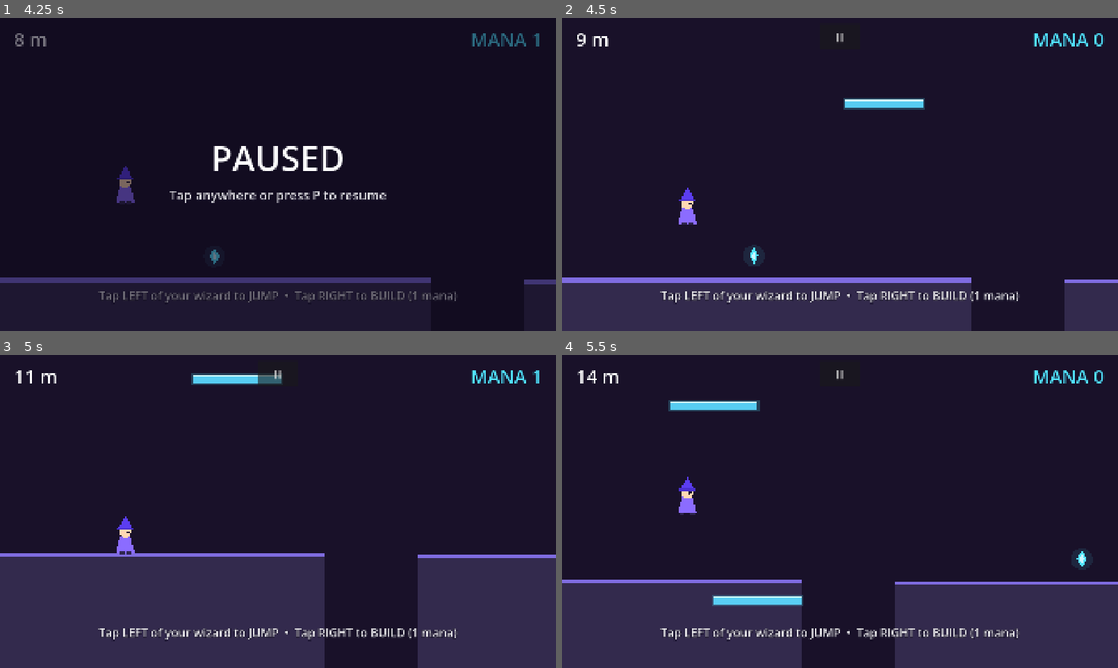
Above: before the commit, frames 1-4 (two rows, left to right).
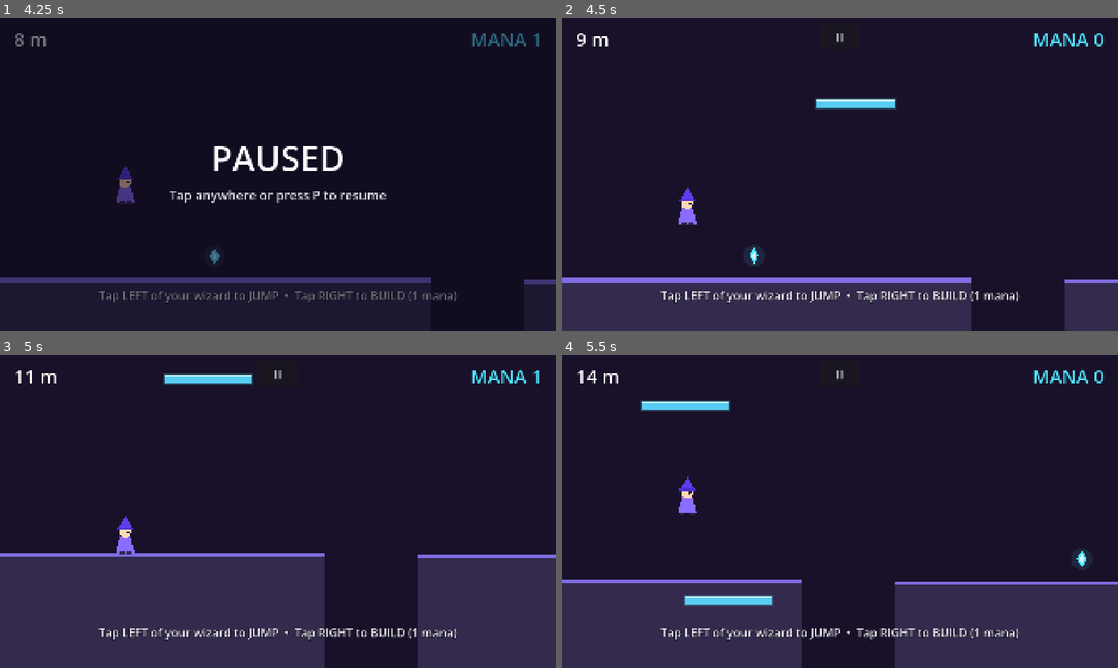
Above: after the commit, the same moments.

Repository: Larper/spellbros_mobile
Game: Godot game, scene res://scenes/main.tscn
The game is run twice, just before and just after one commit, with the same random seed, the same clock (stepped at 60 frames per second) and the same inputs.
Inputs (mouse positions are in pixels of both pictures, inside the frame that each line leads up to):
- Up to frame 1 (4.25 s): click "II" at 0.5 s; tap Enter at 1.25, 2.75 s; move the mouse to (400, 158) at 1.27 s; tap P at 1.35 s; click (400, 158) at 1.42 s; tap Space at 1.52, 3.02 s; click "II" at 2 s; move the mouse to (166, 190) at 2.77 s; tap R at 2.85 s; click (166, 190) at 2.92 s; click "II" at 3.5 s
- Up to frame 2 (4.5 s): tap Enter at 4.25 s; move the mouse to (895, 105) at 4.27 s; tap P at 4.35 s; click (895, 105) at 4.42 s
- Up to frame 3 (5 s): no input
- Up to frame 4 (5.5 s): move the mouse to (812, 574) at 5.02 s; tap R at 5.1 s; click (812, 574) at 5.17 s; tap Space at 5.27 s

Frame 1 is identical in both runs. In frame 2, 0.4% of the frame differs, in the area x 45-66%, y 25-30%; in frame 3, 0.3%; in frame 4, 0.8%, in the area x 14-44%, y 14-81%.

Commit message:
Touch builds nudge 90 px left of the tap to compensate thumb imprecision
Thumbs land right of where players aim, pushing the 240-wide platform
past the intended landing. Applied in _handle_tap only, so programmatic
_try_build calls (and tests) still place exactly. BUILD_TOUCH_NUDGE is
the tuning knob.

Co-Authored-By: Claude Fable 5 <noreply@anthropic.com>

Diff:
--- a/scripts/main.gd
+++ b/scripts/main.gd
@@ -7,6 +7,10 @@
 const PLATFORM_COST := 1
 const START_COINS := 0
 const BUILD_COOLDOWN := 0.15
+## Thumbs are imprecise and tend to land right of where the player aims, so
+## every touch-build is nudged this many world px left of the tap (~one thumb
+## width at the current zoom). Tuning knob from Neven's phone playtests.
+const BUILD_TOUCH_NUDGE := 90.0
 
 ## ---- HARD-MODE SPEED / PLATFORM TUNING ------------------------------------
 ## Speed ramps from TerrainSpawner.PHASE_SPEED. The spawner sizes all normal
@@ -170,6 +174,7 @@
 		player.try_jump()
 	else:
 		var world_pos: Vector2 = get_canvas_transform().affine_inverse() * screen_pos
+		world_pos.x -= BUILD_TOUCH_NUDGE
 		_try_build(world_pos)
 
 
--- a/tests/smoke_test.gd
+++ b/tests/smoke_test.gd
@@ -89,10 +89,21 @@
 	var left_jumps: bool = p.jump_buffer > 0.0
 	main.coins = 1
 	main.build_cooldown = 0.0
-	main._handle_tap(Vector2(wiz_x + 300.0, 500.0))
+	var tap_screen := Vector2(wiz_x + 300.0, 500.0)
+	main._handle_tap(tap_screen)
 	print("TEST taproute: left_jumps=%s (expect true) coins=%d (expect 0, right tap built)" % [
 		left_jumps, main.coins])
 	_check(left_jumps and main.coins == 0, "tap routing")
+	# thumb compensation: the platform lands BUILD_TOUCH_NUDGE left of the tap
+	var tap_world: Vector2 = main.get_canvas_transform().affine_inverse() * tap_screen
+	var newest: BuiltPlatform = null
+	for c in main.get_children():
+		if c is BuiltPlatform:
+			newest = c
+	var nudge_err: float = absf(newest.global_position.x - (tap_world.x - main.BUILD_TOUCH_NUDGE))
+	print("TEST buildnudge: plat_x=%.0f tap_x=%.0f err=%.0f (expect <= 10 = snap grid)" % [
+		newest.global_position.x, tap_world.x, nudge_err])
+	_check(nudge_err <= 10.001, "build nudge left")
 	p.jump_buffer = 0.0
 
 	# stomp bounty: squishing a blob pays +1 mana and bounces the player
